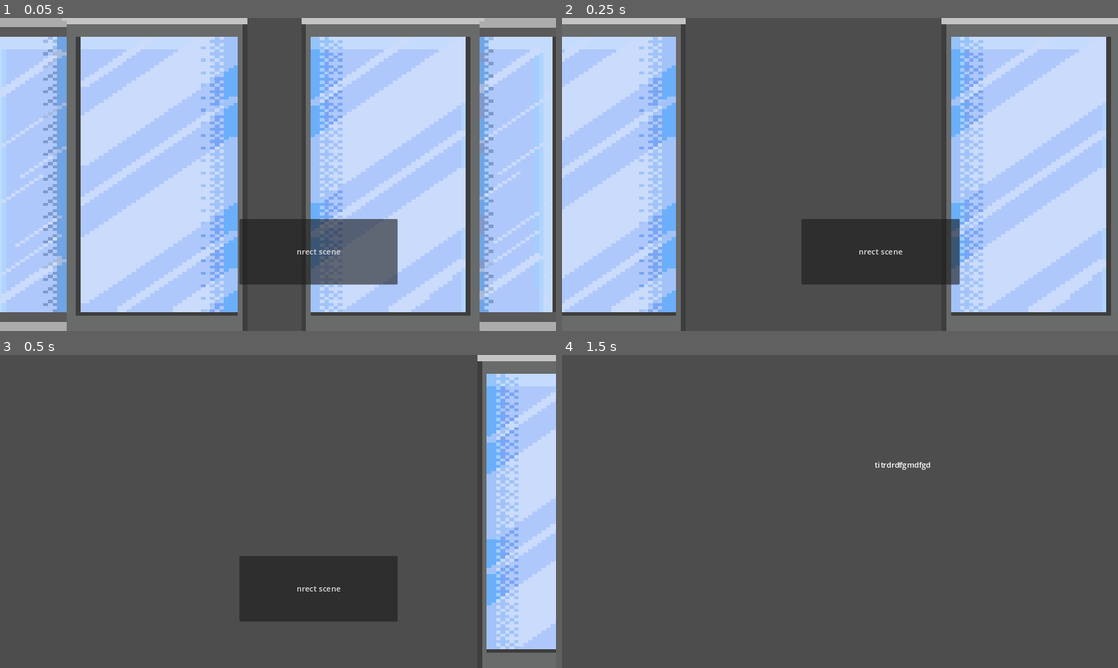
Above: before the commit, frames 1-4 (two rows, left to right).
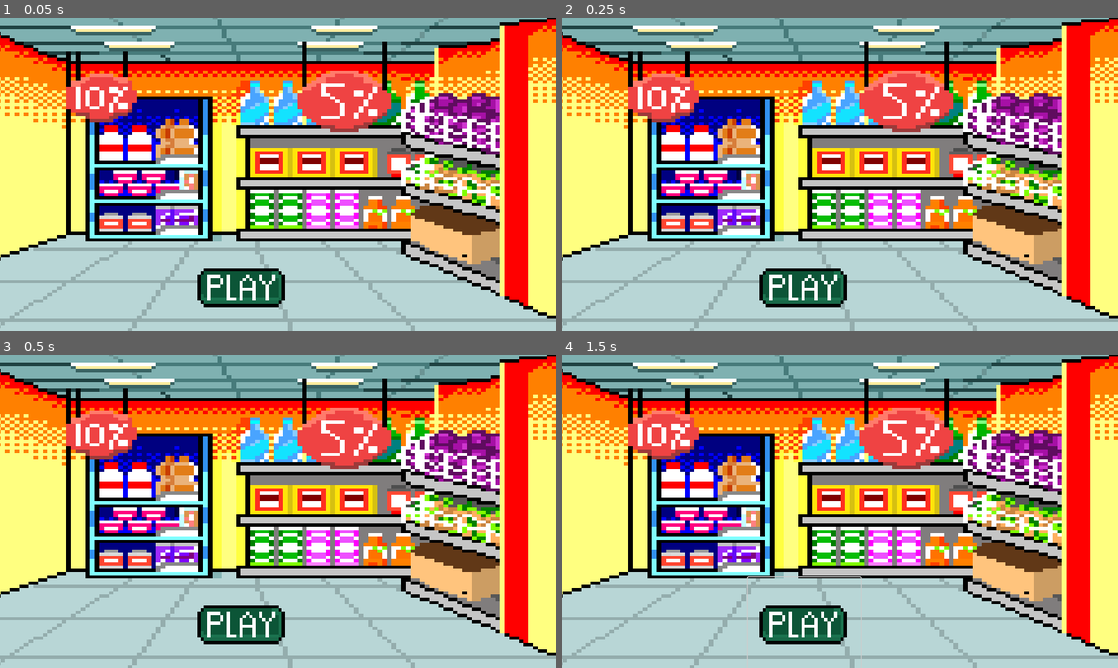
Above: after the commit, the same moments.

Repository: wends05/fixme
Game: Godot game, scene res://scenes/select.tscn
Same seed, same stepped clock (60 frames per second), same inputs: the game is played once before the commit and once after it. This scene is started directly instead of the project's main scene.
Inputs (mouse positions are in pixels of both pictures, inside the frame that each line leads up to; where the layout moved, square brackets give the same spot in the first picture):
- Up to frame 1 (0.05 s): no input
- Up to frame 2 (0.25 s): no input
- Up to frame 3 (0.5 s): no input
- Up to frame 4 (1.5 s): click (806, 630) [878, 589] at 0.5 s; click (806, 630) [878, 589] at 1.25 s

The runs differ from the first frame. In frame 1, 100% of the frame differs, in the area x 0-100%, y 0-100%; in frame 2, 99%; in frame 3, 99%; in frame 4, 99%.

Commit message:
mamamo

Diff:
--- a/godot/scenes/select.tscn
+++ b/godot/scenes/select.tscn
@@ -1,27 +1,34 @@
-[gd_scene load_steps=4 format=3 uid="uid://dqbxajw5ptkkm"]
+[gd_scene load_steps=6 format=3 uid="uid://dqbxajw5ptkkm"]
 
 [ext_resource type="Script" path="res://scripts/select.gd" id="1_36k67"]
+[ext_resource type="Texture2D" uid="uid://d1kqkxm66eve7" path="res://assets/play button.png" id="3_cjxhx"]
 [ext_resource type="Texture2D" uid="uid://cgtyqngp8k0ya" path="res://assets/right door.png" id="3_gdo2c"]
 [ext_resource type="Texture2D" uid="uid://dtqhp22tlnhiv" path="res://assets/left_door_cutscene.png" id="3_r63vu"]
+[ext_resource type="Texture2D" uid="uid://cks4dgsy87l7p" path="res://assets/home.png" id="4_xp6hb"]
 
 [node name="Select" type="Node2D"]
 script = ExtResource("1_36k67")
 
+[node name="Home" type="Sprite2D" parent="."]
+position = Vector2(577, 322.5)
+scale = Vector2(0.976667, 0.667)
+texture = ExtResource("4_xp6hb")
+
+[node name="RightDoor" type="Sprite2D" parent="."]
+position = Vector2(1152, 323)
+scale = Vector2(0.946667, 0.648)
+texture = ExtResource("3_gdo2c")
+
 [node name="LeftDoorCutscene" type="Sprite2D" parent="."]
-position = Vector2(576, 324)
+position = Vector2(-2, 327)
 scale = Vector2(0.96, 0.648)
 texture = ExtResource("3_r63vu")
 
-[node name="RightDoor" type="Sprite2D" parent="."]
-position = Vector2(584, 324)
-scale = Vector2(0.946667, 0.648)
-texture = ExtResource("3_gdo2c")
-
 [node name="Button" type="Button" parent="."]
-offset_left = 496.0
-offset_top = 416.0
-offset_right = 824.0
-offset_bottom = 552.0
-text = "nrect scene"
-
-[connection signal="pressed" from="Button" to="." method="_on_button_pressed"]
+offset_left = 385.0
+offset_top = 460.0
+offset_right = 619.0
+offset_bottom = 683.0
+icon = ExtResource("3_cjxhx")
+flat = true
+expand_icon = true
--- a/godot/scenes/select_2.tscn
+++ b/godot/scenes/select_2.tscn
@@ -1,4 +1,9 @@
-[gd_scene format=3 uid="uid://82r1hunwkpgv"]
+[gd_scene load_steps=5 format=3 uid="uid://b14l7y65c8xw"]
+
+[ext_resource type="Texture2D" uid="uid://bgqpu88rxgy7d" path="res://assets/selection bg.png" id="1_yu2ky"]
+[ext_resource type="Texture2D" uid="uid://btvpskgo8ov34" path="res://assets/Fruits and Veggies BG selection.png" id="2_xe8nl"]
+[ext_resource type="Texture2D" uid="uid://dlf836uvapo8t" path="res://assets/section 1 bg selection.png" id="3_6spwh"]
+[ext_resource type="Texture2D" uid="uid://c6rwf3h2fmw3" path="res://assets/selecting....png" id="4_paurn"]
 
 [node name="select2" type="Node2D"]
 
@@ -8,3 +13,31 @@
 offset_right = 832.0
 offset_bottom = 352.0
 text = "titrdrdfgmdfgd"
+
+[node name="Sprite2D" type="Sprite2D" parent="."]
+position = Vector2(580, 320)
+scale = Vector2(1.00667, 0.672)
+texture = ExtResource("1_yu2ky")
+
+[node name="Button" type="Button" parent="."]
+offset_left = 41.0
+offset_top = 24.0
+offset_right = 537.0
+offset_bottom = 512.0
+icon = ExtResource("2_xe8nl")
+flat = true
+expand_icon = true
+
+[node name="Button2" type="Button" parent="."]
+offset_left = 615.0
+offset_top = 56.0
+offset_right = 1111.0
+offset_bottom = 480.0
+icon = ExtResource("3_6spwh")
+flat = true
+expand_icon = true
+
+[node name="Sprite2D2" type="Sprite2D" parent="."]
+position = Vector2(640, 568)
+scale = Vector2(0.481056, 0.42316)
+texture = ExtResource("4_paurn")
Binary file added: godot/assets/Fruits and Veggies BG selection.png
Not shown, added: godot/assets/Fruits and Veggies BG selection.png.import
Binary file added: godot/assets/home.png
Not shown, added: godot/assets/home.png.import
Binary file added: godot/assets/play button.png
Not shown, added: godot/assets/play button.png.import
Binary file added: godot/assets/section 1 bg selection.png
Not shown, added: godot/assets/section 1 bg selection.png.import
Binary file added: godot/assets/selecting....png
Not shown, added: godot/assets/selecting....png.import
Binary file added: godot/assets/selection bg.png
Not shown, added: godot/assets/selection bg.png.import
(and 2 more such lines)
